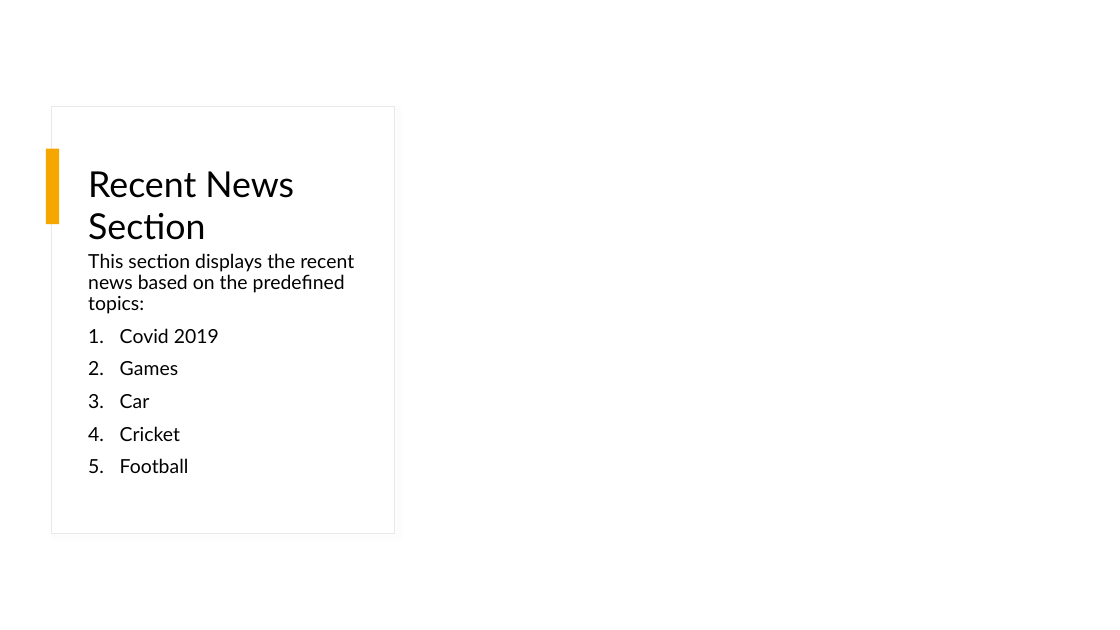
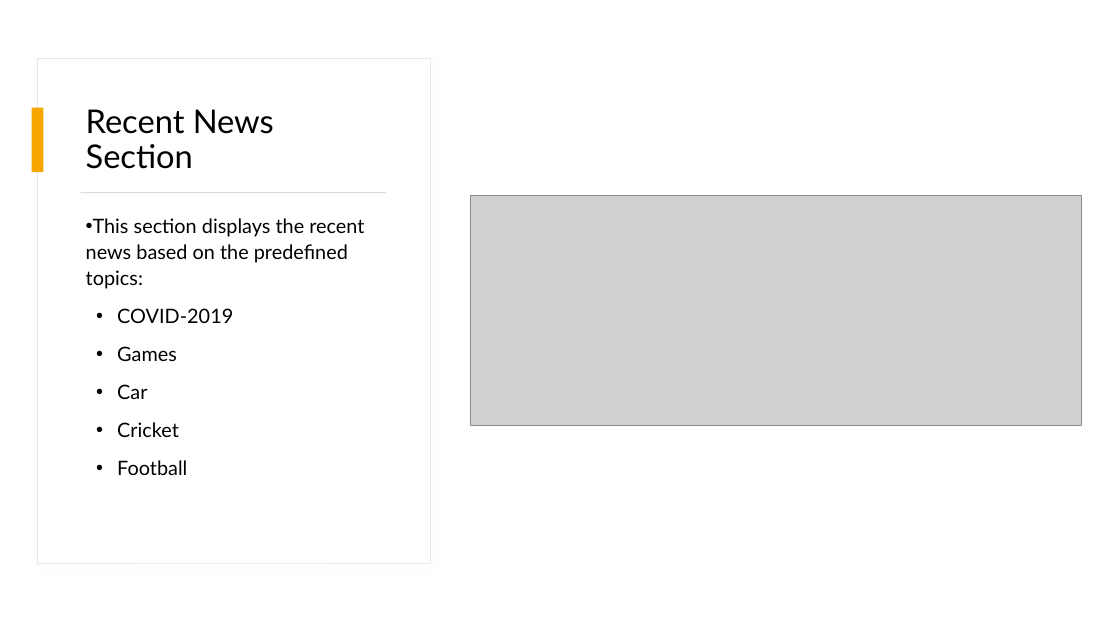
Before and after one commit to KomeOn/news-corner, a slide deck: slide 7 of src/News-corner.pptx. Drawn at 1120x630 pixels with LibreOffice and Linux fonts; fonts in the diff are those of the drawing; grey boxes stand for pictures. Boxes give left, top, right and bottom in pixels: in the first picture for what was removed or moved away, otherwise in the second. Text is boxed around its words. In the diff, an @@ line names an element or a change of style, - is before the commit and + after.

```diff
--- a/src/News-corner.pptx
+++ b/src/News-corner.pptx
@@ rectangle added at (0,0,1120,630), fill #FFFFFF @@
@@ rectangle added at (51,0,1077,186), fill #FFFFFF, outline #E9E9E9 0.75 pt @@
@@ rectangle added at (52,0,1077,185), fill #FFFFFF @@
@@ rectangle added at (38,58,431,563), fill #FFFFFF, outline #E9E9E9 0.75 pt @@
@@ rectangle added at (32,108,44,172), fill #F5A700 @@
@@ title "Recent News Section": place and size @@
-title "Recent News Section" at (88,171,294,240)
+title "Recent News Section" at (86,109,274,169)
@@ title "Recent News Section" at (86,109,274,169): size 30.6 to 28 pt; line spacing 1 to 0.9; vertical alignment top to middle @@
@@ rectangle removed at (46,149,60,224) @@
@@ text "This section displays the recent ...": place and size @@
-text "This section displays the recent ..." at (88,253,354,473)
+text "This section displays the recent ..." at (86,218,364,475)
@@ rectangle added at (81,192,386,193), fill #C9C9C9 @@
@@ picture added at (471,196,1082,425) @@
@@ text at (86,218,364,475): size 16.6 to 17 pt in "This section displays the recent news based ...", "Games", "Car", "Cricket" and 1 more places; bullet none to •; line spacing 0.9 to 1.1; bullet 1. to • @@
@@ text at (117,308,233,323): text changed; size 16.6 to 17 pt @@
-1. Covid 2019
+• COVID-2019
```
Also in this commit, not shown: 10 other slides changed, 8 slides added, 1 slide removed, 1 other file.
